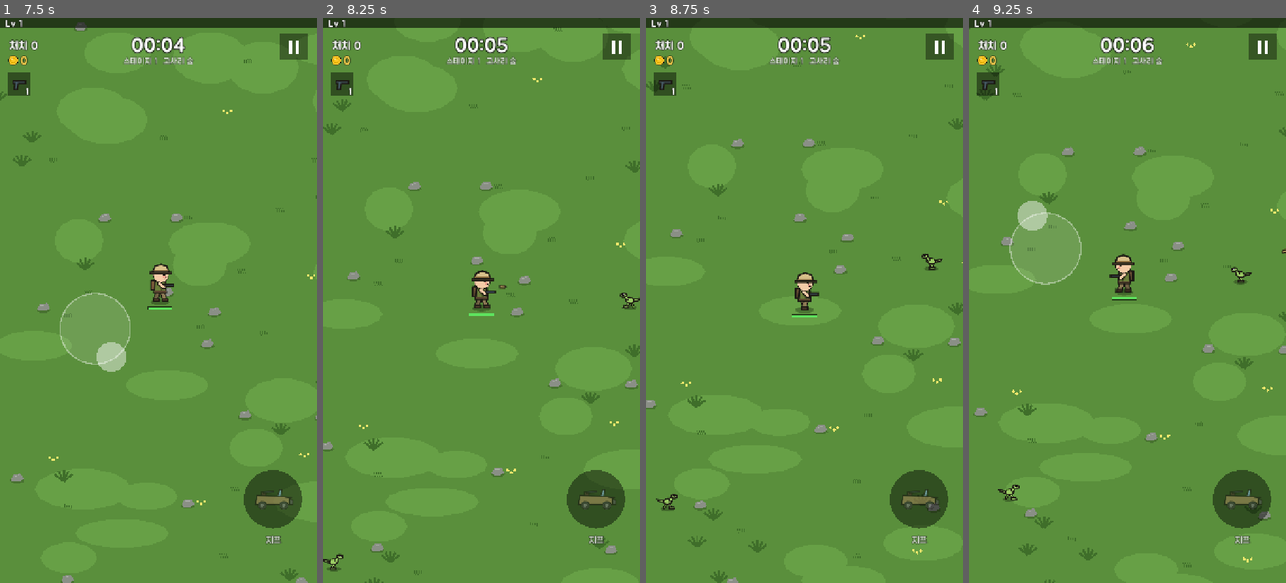
Above: before the commit, frames 1-4 (left to right).
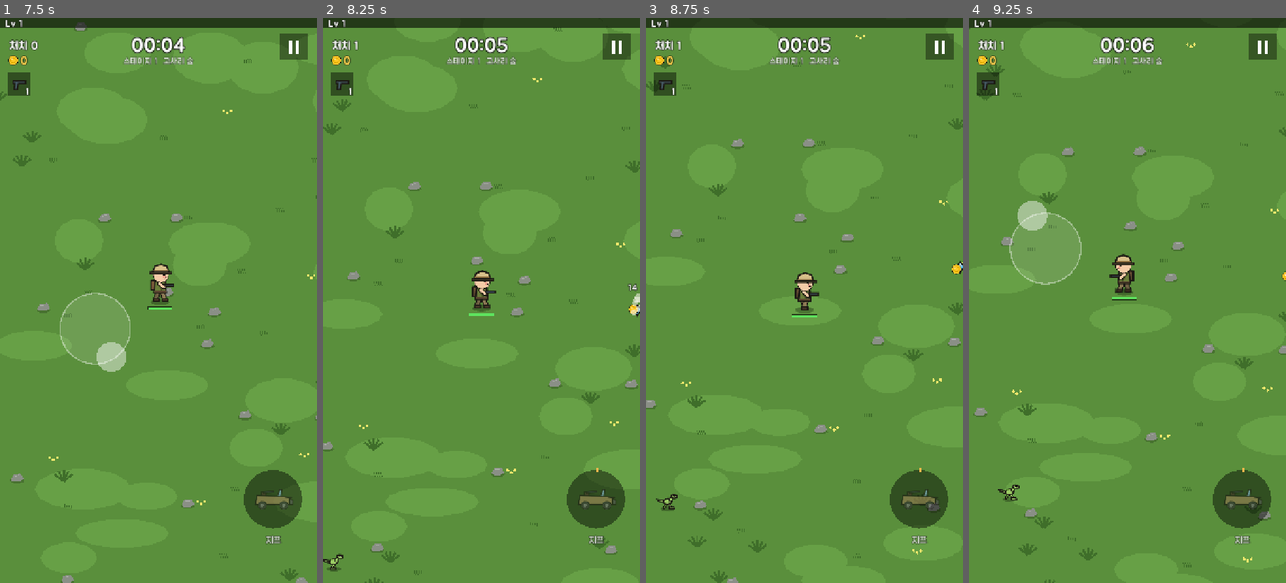
Above: after the commit, the same moments.

Repository: wylee-hadeul/dino-survivor
Game: Godot game, scene res://main.tscn
The game is run twice, just before and just after one commit, with the same random seed, the same clock (stepped at 60 frames per second) and the same inputs.
Inputs (mouse positions are in pixels of both pictures, inside the frame that each line leads up to):
- Up to frame 1 (7.5 s): tap Enter at 0.5, 5.1 s; move the mouse to (228, 272) at 0.52 s; hold Right (right) 0.53-1.25 s; tap Space (ride) at 0.6, 3.5 s; click (228, 272) at 0.67 s; drag from (95, 328) to (142, 413) at 1.27 s; move the mouse to (190, 176) at 2.02 s; hold Right (right) 2.03-2.75 s; tap K at 2.1 s; drag from (142, 413) to (63, 215) at 2.77 s; move the mouse to (253, 385) at 3.52 s; hold Left (left) 3.53-4.25 s; tap 1 at 3.6 s; drag from (63, 215) to (110, 159) at 4.27 s; move the mouse to (174, 300) at 5.02 s; hold Down (down) 5.03-5.75 s; click (174, 300) at 5.17 s; drag from (110, 159) to (95, 328) at 5.77 s; move the mouse to (228, 272) at 6.52 s; hold Up (up) 6.53-7.25 s; tap 2 at 6.6 s; drag from (95, 328) to (142, 413) at 7.27 s
- Up to frame 2 (8.25 s): move the mouse to (513, 176) at 8.02 s; hold Down (down) from 8.03 s (still down); tap Space (ride) at 8.1 s
- Up to frame 3 (8.75 s): keep holding Down (down)
- Up to frame 4 (9.25 s): release Down (down) at 8.75 s; drag from (1111, 413) to (1032, 215) at 8.77 s

Frame 1 is identical in both runs. In frame 2, 0.2% of the frame differs, in the area x 9-100%, y 4-81%; in frame 3, 0.2%; in frame 4, 0.2%.

Commit message:
fix: v0.2.2 - 총알이 공룡에 맞지 않던 문제 수정, 전투기 2000골드
- 조준/명중 판정을 공룡 발밑이 아닌 몸통 중심 기준으로 통일 (권총 명중률 18% -> 86%)
- 탈것 무기도 각 총구 위치에서 몸통을 조준
- 산탄총: 산탄이 닿는 거리 안에서만 발사, 사거리 증가 (명중률 3% -> 33%)
- 전투기 가격 3000 -> 2000
- 투사체 종류별 발사/명중 수 로그

Co-Authored-By: Claude Opus 5.5 <noreply@anthropic.com>

Diff:
--- a/scripts/autoplay.gd
+++ b/scripts/autoplay.gd
@@ -153,6 +153,7 @@
 		_screenshot("")
 	if elapsed >= duration:
 		main.dlog("kill counts: %s" % main.run.kill_counts)
+		main.dlog("projectiles fired=%s landed=%s" % [main.run.weapons.fired, main.run.weapons.landed])
 		main.dlog("autoplay done: gold=%d cleared=%d talents=%s vehicles=%s" % [main.gold, main.cleared, main.talents, main.vehicle_lv])
 		get_tree().quit()
 
--- a/scripts/data.gd
+++ b/scripts/data.gd
@@ -113,7 +113,7 @@
 	{"id": "jeep", "name": "지프", "price": 0, "desc": "빠르게 달리며 들이받고\n기관총을 난사한다", "time": 12.0, "speed": 1.8, "hp": 150.0, "col": Color("c2a46b")},
 	{"id": "tank", "name": "탱크", "price": 600, "desc": "단단한 장갑과\n폭발하는 포탄", "time": 15.0, "speed": 1.15, "hp": 400.0, "col": Color("6f8a3c")},
 	{"id": "ship", "name": "전투함", "price": 1500, "desc": "수륙양용 전투함.\n사방으로 미사일 일제 사격", "time": 15.0, "speed": 1.4, "hp": 300.0, "col": Color("607d8b")},
-	{"id": "plane", "name": "전투기", "price": 3000, "desc": "하늘을 날아 무적!\n융단 폭격과 기관포", "time": 12.0, "speed": 2.2, "hp": 1.0, "col": Color("90a4ae")},
+	{"id": "plane", "name": "전투기", "price": 2000, "desc": "하늘을 날아 무적!\n융단 폭격과 기관포", "time": 12.0, "speed": 2.2, "hp": 1.0, "col": Color("90a4ae")},
 ]
 
 static func vehicle(id: String) -> Dictionary:
--- a/scripts/enemies.gd
+++ b/scripts/enemies.gd
@@ -114,7 +114,12 @@
 			grid[k] = [e]
 
 
-## pos에서 radius 안에 있는 공룡 (몸 반경 포함)
+## 명중 판정 기준점: 발밑이 아니라 몸통 중심 (총알은 몸 높이로 날아간다)
+static func body(e) -> Vector2:
+	return e.pos - Vector2(0, e.r * 0.9 + e.alt)
+
+
+## pos에서 radius 안에 있는 공룡 (몸 반경 포함, 몸통 중심 기준)
 func query(pos: Vector2, radius: float) -> Array:
 	var out: Array = []
 	var reach := radius + 80.0
@@ -126,7 +131,7 @@
 			if cell == null:
 				continue
 			for e in cell:
-				if not e.dead and e.pos.distance_squared_to(pos) <= (radius + e.r) * (radius + e.r):
+				if not e.dead and body(e).distance_squared_to(pos) <= (radius + e.r) * (radius + e.r):
 					out.append(e)
 	return out
 
--- a/scripts/weapons.gd
+++ b/scripts/weapons.gd
@@ -33,6 +33,8 @@
 var flames: Array = []  # 화염 시각 효과 {pos, vel, t, life, s}
 var saw_angle := 0.0
 var bomb_t := 0.0
+var fired := {}  # 검수용: 투사체 종류별 발사 수
+var landed := {}  # 검수용: 한 번 이상 명중한 투사체 수
 
 
 func clear() -> void:
@@ -49,7 +51,7 @@
 		"pistol":
 			return {"dmg": [14.0, 18.2, 18.2, 18.2, 23.7][i], "count": [1, 1, 2, 2, 2][i], "cd": [0.55, 0.55, 0.55, 0.42, 0.42][i], "pierce": [0, 0, 0, 0, 1][i]}
 		"shotgun":
-			return {"dmg": [7.0, 7.0, 9.1, 9.1, 9.1][i], "count": [5, 7, 7, 7, 9][i], "cd": [1.5, 1.5, 1.5, 1.12, 1.12][i], "life": [0.32, 0.32, 0.32, 0.32, 0.42][i]}
+			return {"dmg": [7.0, 7.0, 9.1, 9.1, 9.1][i], "count": [5, 7, 7, 7, 9][i], "cd": [1.5, 1.5, 1.5, 1.12, 1.12][i], "life": [0.46, 0.46, 0.46, 0.46, 0.56][i]}
 		"grenade":
 			return {"dmg": [30.0, 30.0, 30.0, 42.0, 42.0][i], "radius": [70.0, 84.0, 84.0, 84.0, 84.0][i], "count": [1, 1, 2, 2, 3][i], "cd": [2.4, 2.4, 2.4, 2.4, 1.8][i]}
 		"saw":
@@ -65,11 +67,14 @@
 	return {}
 
 
-func _aim(range_: float) -> Vector2:
-	var pl = run.player
+## origin(총구)에서 가장 가까운 공룡의 몸통 중심을 향하는 방향
+func _aim(range_: float, origin := Vector2.INF) -> Vector2:
+	var pl = run.player
+	if origin == Vector2.INF:
+		origin = pl.pos + Vector2(0, -40)
 	var e = run.enemies.nearest(pl.pos, range_)
 	if e:
-		return (e.pos - pl.pos).normalized()
+		return (run.enemies.body(e) - origin).normalized()
 	return pl.facing_dir()
 
 
@@ -83,6 +88,7 @@
 	p.life = life
 	p.pierce = pierce
 	projs.append(p)
+	fired[sprite] = fired.get(sprite, 0) + 1
 	return p
 
 
@@ -104,9 +110,11 @@
 						_shoot("bullet", muzzle + off, d * 720.0, s.dmg * might, 8.0, 0.9, s.pierce)
 					run.sfx.play("shoot", -12.0)
 			"shotgun":
-				if w.cd <= 0.0 and run.enemies.nearest(pl.pos, 300.0):
-					w.cd = s.cd * cdm
-					var d := _aim(300.0)
+				# 산탄이 실제로 닿는 거리(속도 x 수명) 안에 공룡이 있을 때만 쏜다
+				var reach: float = 650.0 * s.life
+				if w.cd <= 0.0 and run.enemies.nearest(pl.pos, reach):
+					w.cd = s.cd * cdm
+					var d := _aim(reach)
 					for k in s.count:
 						var ang: float = (k - (s.count - 1) * 0.5) * 0.12 + randf_range(-0.04, 0.04)
 						_shoot("pellet", muzzle, d.rotated(ang) * randf_range(620.0, 760.0), s.dmg * might, 8.0, s.life, 0)
@@ -214,8 +222,9 @@
 	beams.append({"a": a, "b": b, "w": w, "t": 0.0, "life": 0.28, "col": col})
 	var mid := a + d * length * 0.5
 	for e in run.enemies.query(mid, length * 0.5 + 40.0):
-		var q := Geometry2D.get_closest_point_to_segment(e.pos, a, b)
-		if q.distance_to(e.pos) < w + e.r:
+		var c: Vector2 = run.enemies.body(e)
+		var q := Geometry2D.get_closest_point_to_segment(c, a, b)
+		if q.distance_to(c) < w + e.r:
 			run.enemies.damage(e, dmg, d, 60.0)
 
 
@@ -260,6 +269,8 @@
 				p.dead = true
 				_explode(p.pos, p.aoe, p.dmg)
 				break
+			if p.hits.is_empty():
+				landed[p.sprite] = landed.get(p.sprite, 0) + 1
 			p.hits.append(e)
 			run.enemies.damage(e, p.dmg, p.vel.normalized(), p.knock)
 			if p.pierce <= 0:
@@ -286,16 +297,16 @@
 		"jeep":
 			if wv.cd <= 0.0 and run.enemies.nearest(pl.pos, 520.0):
 				wv.cd = 0.08
-				var d := _aim(520.0).rotated(randf_range(-0.08, 0.08))
+				var d := _aim(520.0, pl.pos + Vector2(0, -50)).rotated(randf_range(-0.06, 0.06))
 				_shoot("bullet", pl.pos + Vector2(0, -50), d * 900.0, 10.0 * vm, 8.0, 0.7, 1)
 				run.sfx.play("shoot", -16.0, 1.3)
 			_crush(60.0, 40.0 * vm, 380.0)
 		"tank":
 			if wv.cd <= 0.0 and run.enemies.nearest(pl.pos, 600.0):
 				wv.cd = 0.6
-				var d := _aim(600.0)
+				var d := _aim(600.0, pl.pos + Vector2(0, -66))
 				pl.turret_angle = d.angle()
-				var p := _shoot("shell", pl.pos + Vector2(0, -40) + d * 60.0, d * 700.0, 60.0 * vm, 14.0, 1.0)
+				var p := _shoot("shell", pl.pos + Vector2(0, -66) + d * 60.0, d * 700.0, 60.0 * vm, 14.0, 1.0)
 				p.aoe = 95.0
 				p.scale = 1.4
 				run.sfx.play("shotgun", -4.0, 0.6)
@@ -323,7 +334,7 @@
 				p.aoe = 75.0
 			if wv.cd <= 0.0 and run.enemies.nearest(pl.pos, 600.0):
 				wv.cd = 0.1
-				var d := _aim(600.0)
+				var d := _aim(600.0, pl.pos + Vector2(0, -90))
 				for o in [-14.0, 14.0]:
 					_shoot("bullet", pl.pos + Vector2(0, -90) + d.orthogonal() * o, d * 950.0, 12.0 * vm, 8.0, 0.7)
 
Not shown, changed: README.md
Not shown, changed: docs/index.html
Not shown, changed: docs/index.pck
